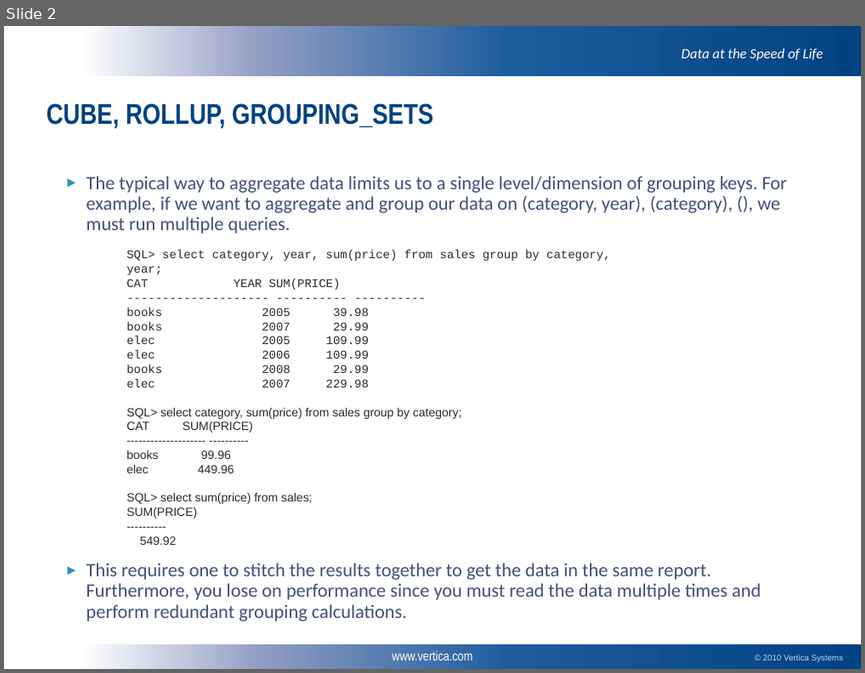
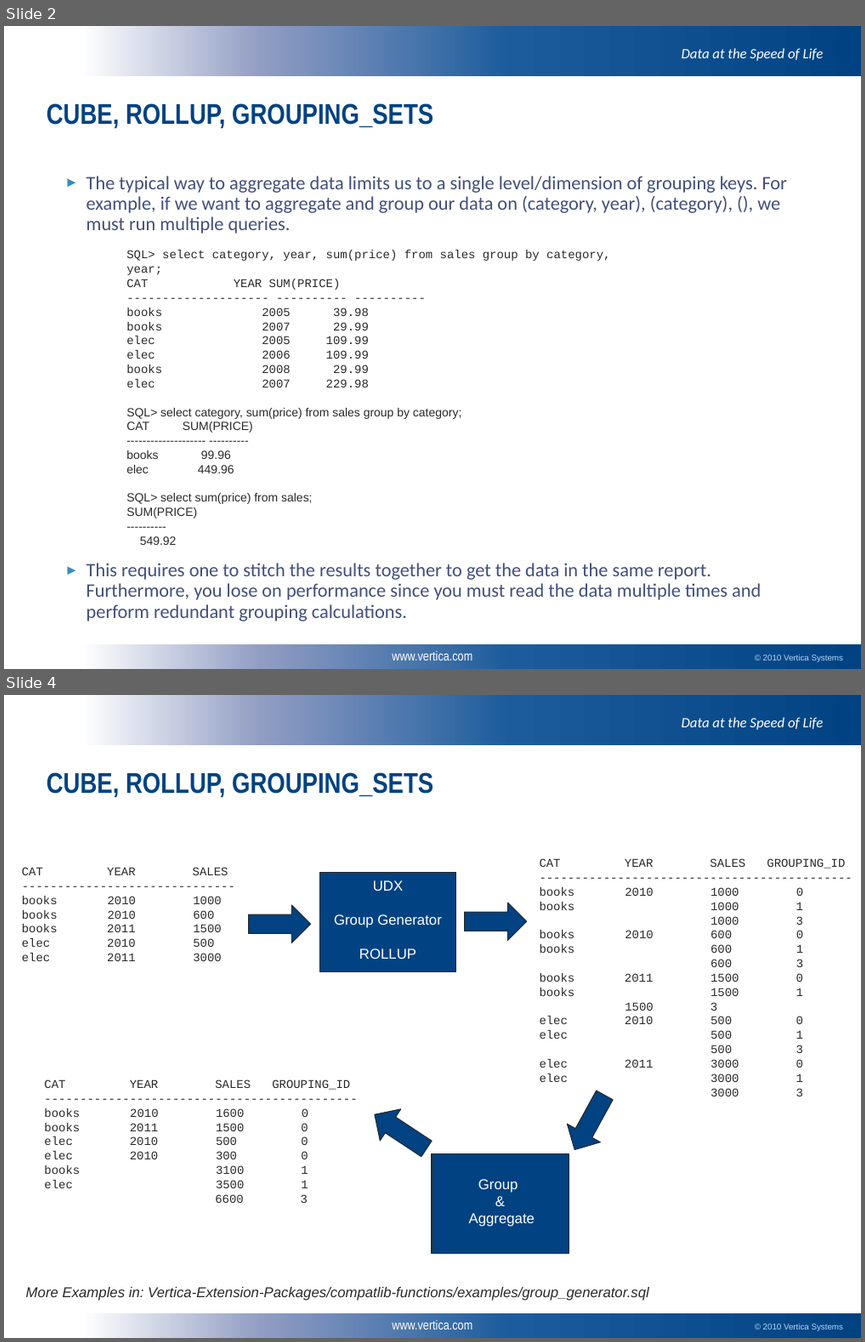
Before and after one commit to vertica/Vertica-Extension-Packages, a slide deck: compatlib_functions/mfuller_UDX_group_generator.pptx. Shown one above the other, each under a label of ours: slide 2 before the commit, slides 2 and 4 after it; the slides between them are not shown. The pictures are 865x673 and 865x1342 pixels, drawn with LibreOffice and Linux fonts; fonts in the diff are those of the drawing; background and template pictures are left out. Boxes give left, top, right and bottom in pixels: in the first picture for what was removed or moved away, otherwise in the second. Text is boxed around its words. In the diff, an @@ line names an element or a change of style, - is before the commit and + after.

```diff
--- a/compatlib_functions/mfuller_UDX_group_generator.pptx
+++ b/compatlib_functions/mfuller_UDX_group_generator.pptx
@@ slide 4 added at [4, 695, 861, 1338], background gradient #FFFFFF to #919DC3 to #1C5C9C to #014282; not listed: 4 template elements that a slide beside it also shows @@
@@ title added at [46, 772, 433, 798], 24 pt, text #014282, bold @@
+CUBE, ROLLUP, GROUPING_SETS
@@ text added at [22, 867, 228, 961], 10 pt, text #292929 @@
+CAT YEAR SALES
+------------------------------
+books 2010 1000
+books 2010 600
+books 2011 1500
+elec 2010 500
+elec 2011 3000
@@ rectangle added at [320, 873, 456, 972], fill #014282, outline #292929 0.75 pt, 12 pt, text #FFFFFF @@
+UDX
+Group Generator
+ROLLUP
@@ text added at [540, 858, 845, 1096], 10 pt, text #292929 @@
+CAT YEAR SALES GROUPING_ID
+--------------------------------------------
+books 2010 1000 0
+books 1000 1
+1000 3
+books 2010 600 0
+books 600 1
+600 3
+books 2011 1500 0
+books 1500 1
+1500 3
+elec 2010 500 0
+elec 500 1
+500 3
+elec 2011 3000 0
+elec 3000 1
+3000 3
@@ right arrow added at [248, 905, 311, 942], fill #014282, outline #292929 0.75 pt @@
@@ right arrow added at [464, 902, 527, 940], fill #014282, outline #292929 0.75 pt @@
@@ text added at [44, 1079, 350, 1202], 10 pt, text #292929 @@
+CAT YEAR SALES GROUPING_ID
+--------------------------------------------
+books 2010 1600 0
+books 2011 1500 0
+elec 2010 500 0
+elec 2010 300 0
+books 3100 1
+elec 3500 1
+6600 3
@@ right arrow added at [364, 1098, 437, 1164], fill #014282, outline #292929 0.75 pt @@
@@ right arrow added at [558, 1085, 621, 1158], fill #014282, outline #292929 0.75 pt @@
@@ rectangle added at [432, 1153, 568, 1253], fill #014282, outline #292929 0.75 pt, 12 pt, text #FFFFFF @@
+Group
+&
+Aggregate
@@ text added at [26, 1287, 649, 1300], 12 pt, text #292929, italic @@
+More Examples in: Vertica-Extension-Packages/compatlib-functions/examples/group_generator.sql
```
Also in this commit, not shown: 1 slide changed.
